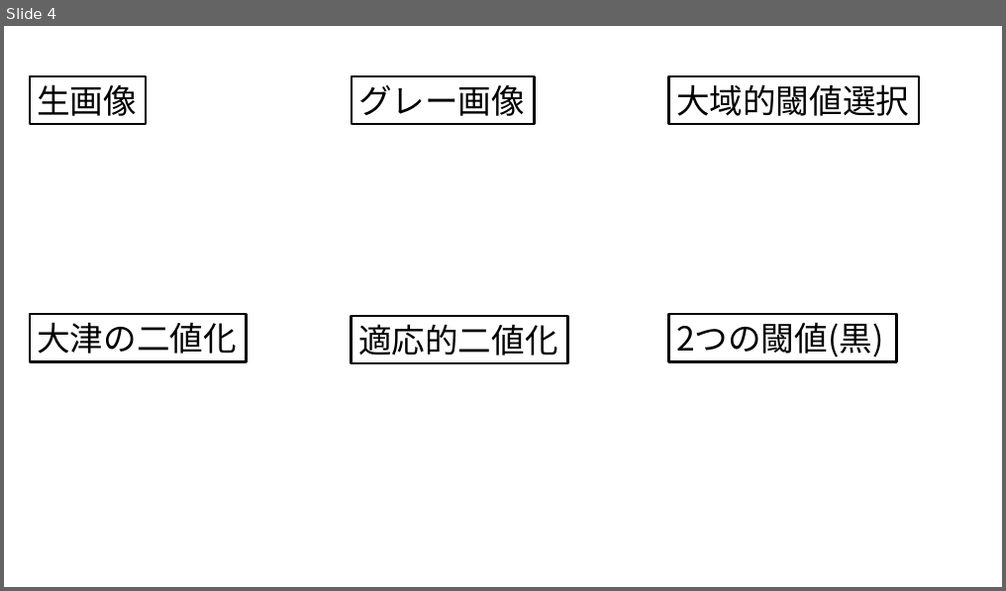
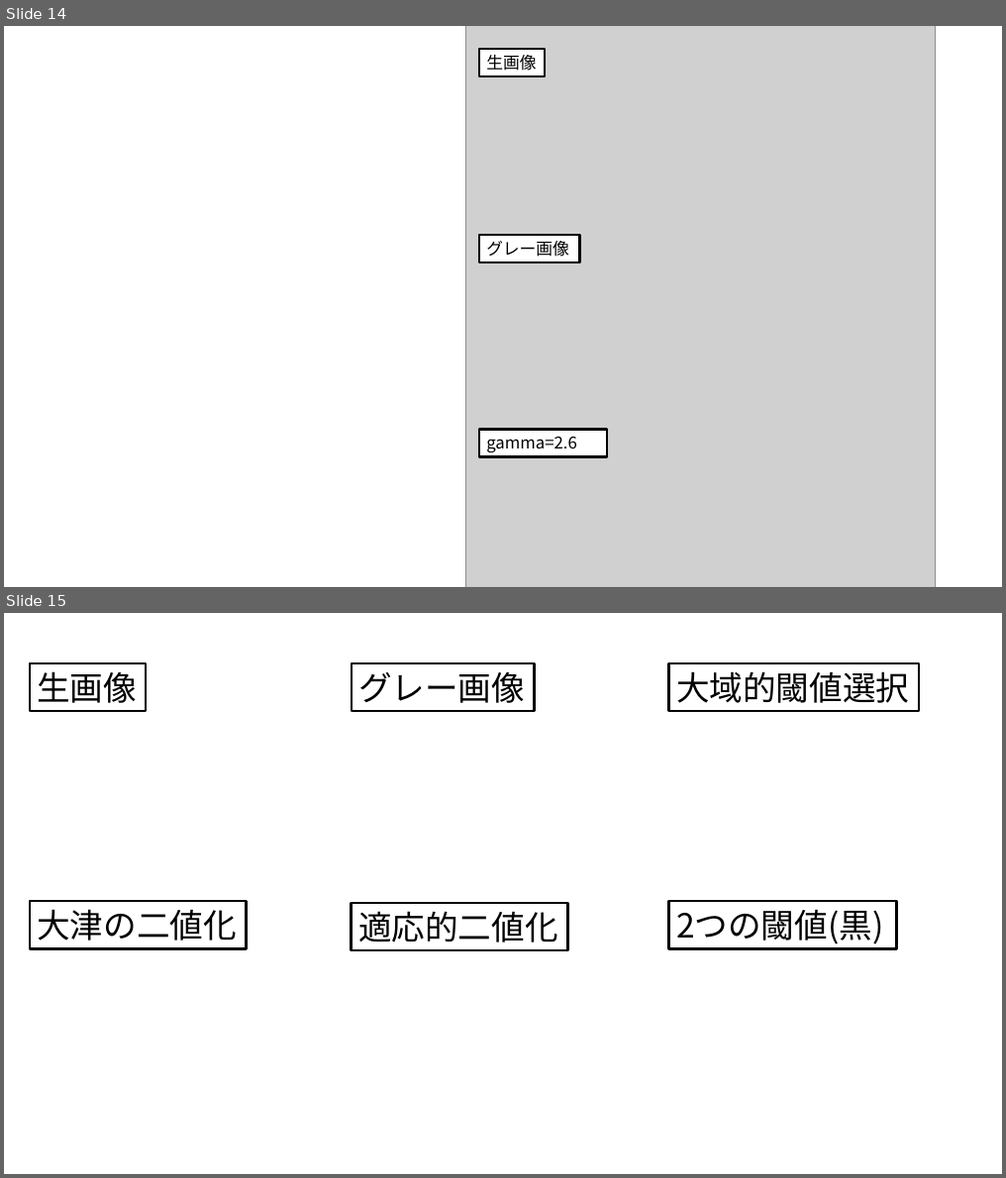
Before and after one commit to rurusasu/tex, a slide deck: 卒研発表tex用_イラスト.pptx. Shown one above the other, each under a label of ours: slide 4 before the commit, slides 14 and 15 after it. The pictures are 1006x591 and 1006x1178 pixels, drawn with LibreOffice and Linux fonts; fonts in the diff are those of the drawing; grey boxes stand for pictures; background and template pictures are left out. Boxes give left, top, right and bottom in pixels: in the first picture for what was removed or moved away, otherwise in the second. Text is boxed around its words. In the diff, an @@ line names an element or a change of style, - is before the commit and + after.

```diff
--- a/卒研発表tex用_イラスト.pptx
+++ b/卒研発表tex用_イラスト.pptx
@@ slide 14 added at [4,26,1002,587], background #FFFFFF @@
@@ group added at [466,26,936,587]: 3 rectangles, 1 picture @@
+生画像
+グレー画像
+gamma=2.6
@@ what was slide 4 is now slide 15 @@
```
Also in this commit, not shown: 13 other slides added, 4 other files.
